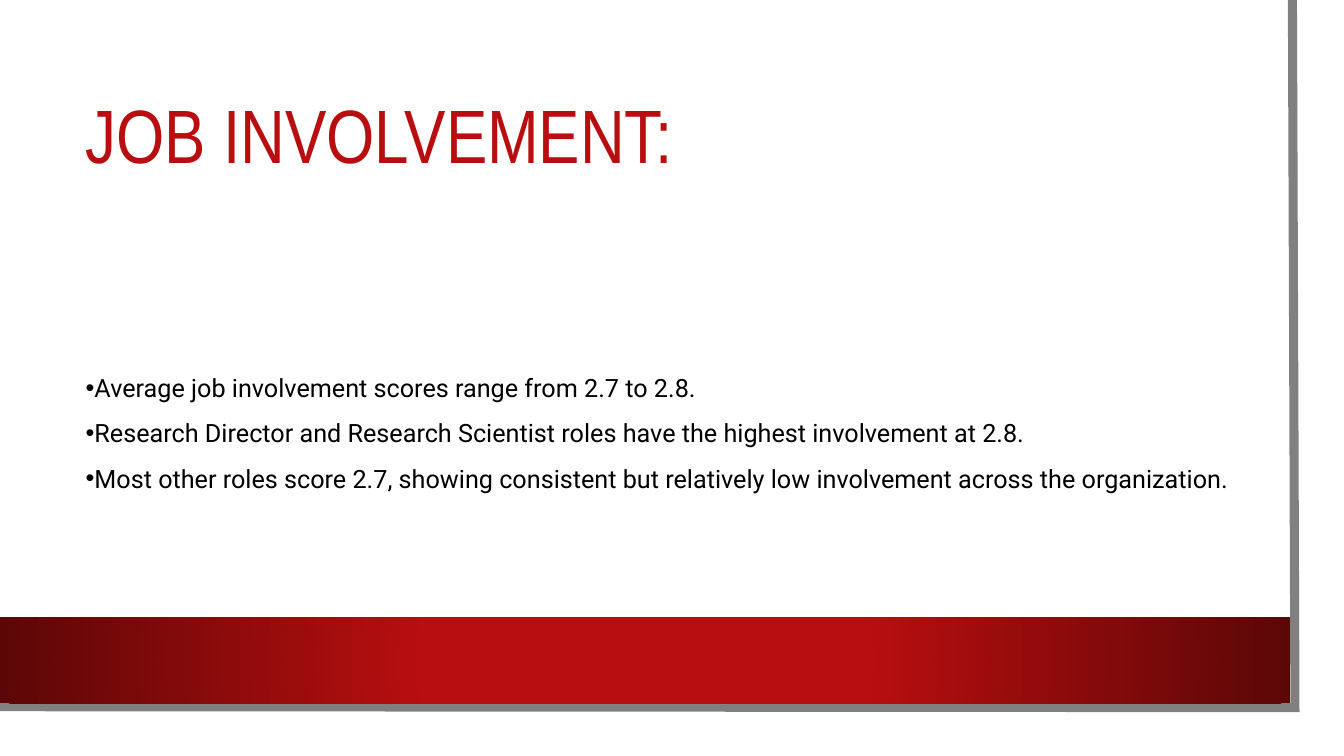
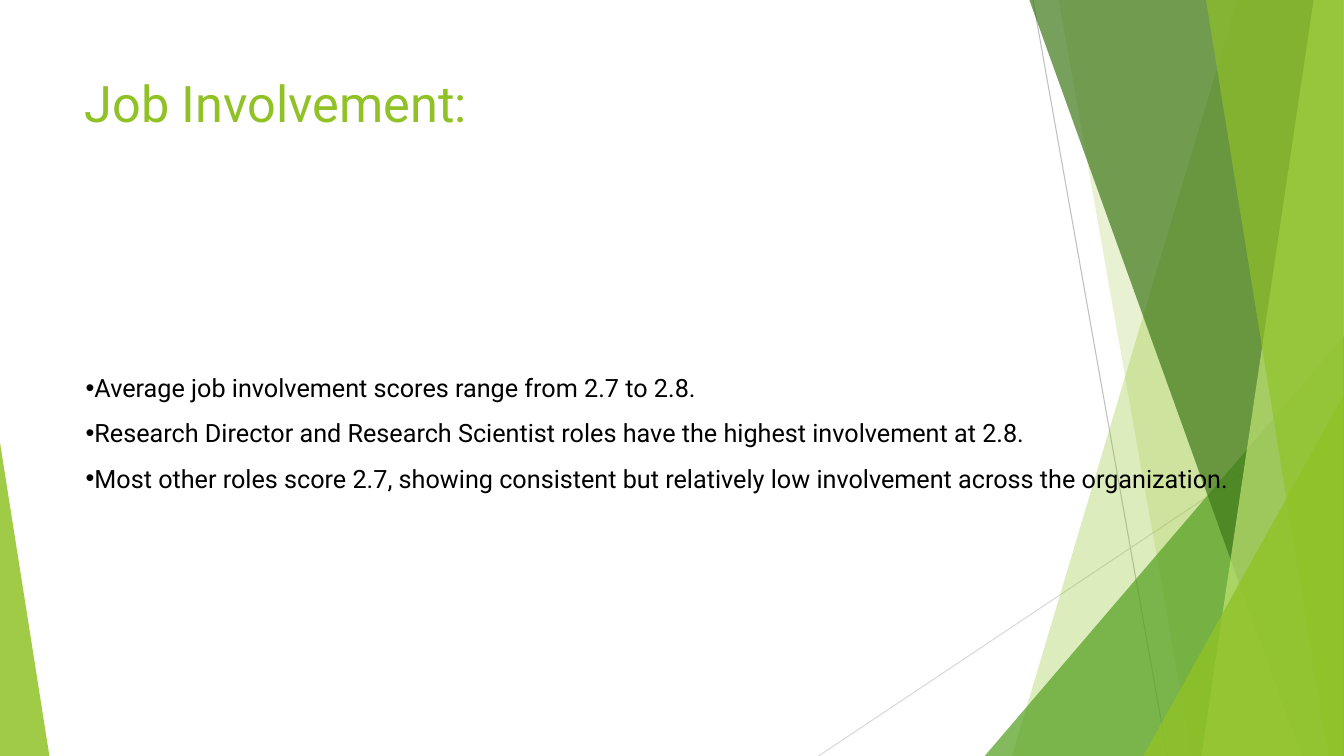
Before and after one commit to Technocolabs100/Attrition-Analysis-and-Prediction, a slide deck: slide 4 of Work-Life Balance and Engagement Analysis.pptx. Drawn at 1344x756 pixels with LibreOffice and Linux fonts; fonts in the diff are those of the drawing; background and template pictures are left out. Boxes give left, top, right and bottom in pixels: in the first picture for what was removed or moved away, otherwise in the second. Text is boxed around its words. In the diff, an @@ line names an element or a change of style, - is before the commit and + after.

```diff
--- a/Work-Life Balance and Engagement Analysis.pptx
+++ b/Work-Life Balance and Engagement Analysis.pptx
@@ rectangle removed at [0,0,1321,733] @@
@@ freeform shape removed at [0,0,1296,708] @@
@@ title "Job Involvement:" at [85,84,467,123]: vertical alignment middle to top @@
@@ title at [85,84,467,123]: text changed; size 54 to 36 pt; font Arial Narrow to Roboto; text colour #B80E0F to #90C226 @@
-JOB INVOLVEMENT:
+Job Involvement:
@@ group added at [0,0,1344,756]: 5 freeform shapes, 3 triangles, 2 lines @@
@@ rectangle removed at [0,617,1291,703] @@
```
Also in this commit, not shown: 6 other slides changed.
